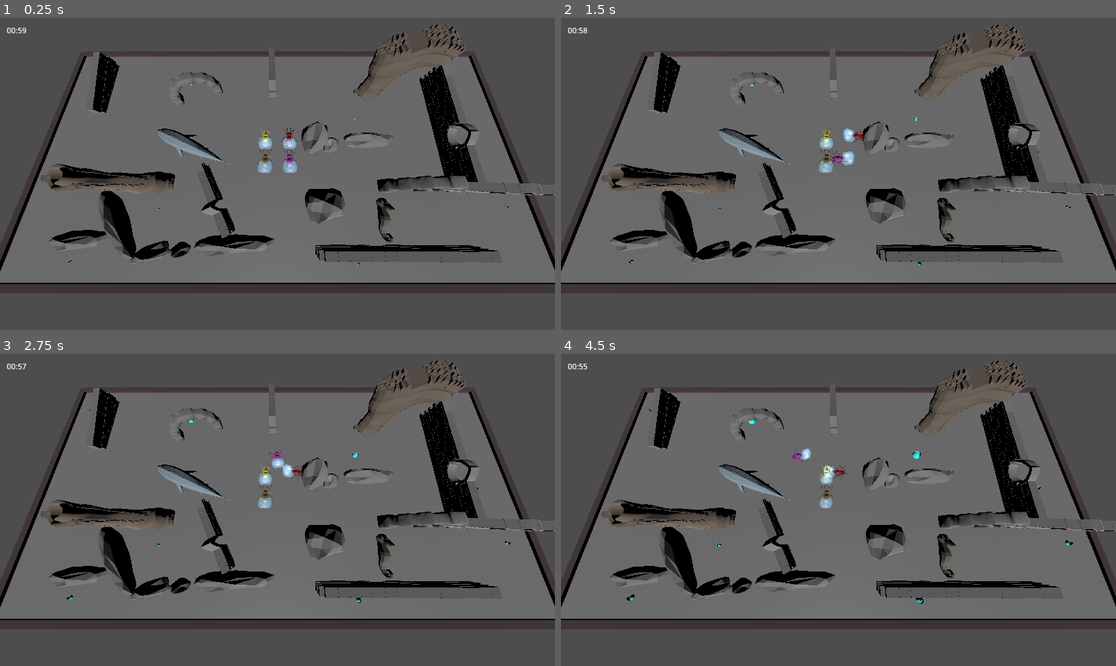
Above: before the commit, frames 1-4 (two rows, left to right).
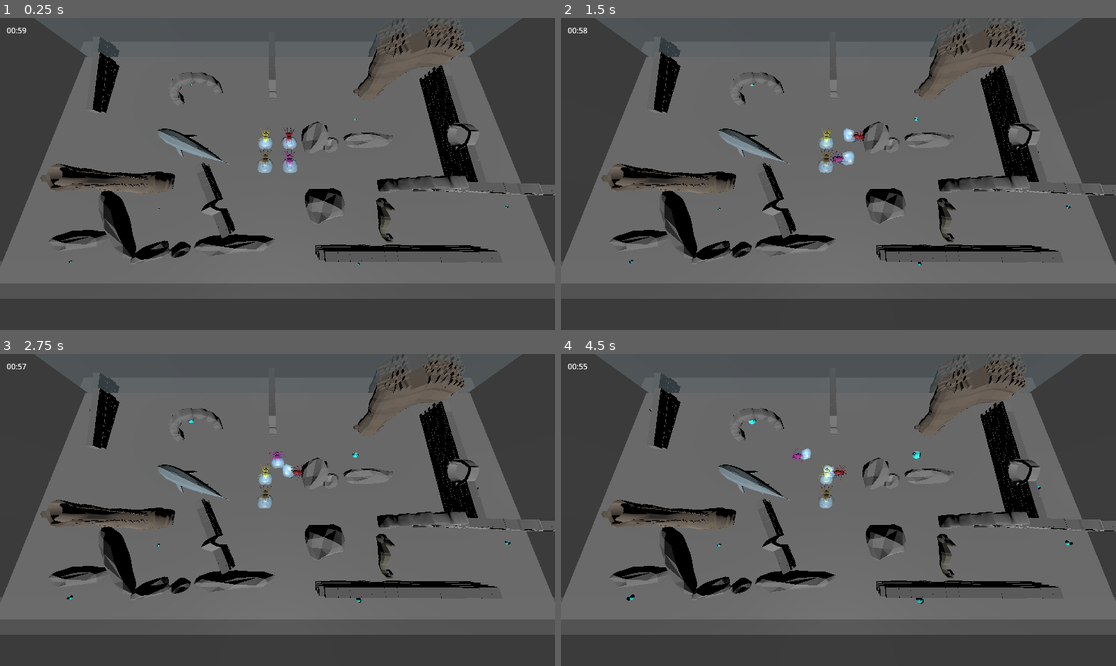
Above: after the commit, the same moments.

Repository: justfordoener/ggj_2025
Game: Godot game, scene res://scenes/level_test.tscn
Same seed, same stepped clock (60 frames per second), same inputs: the game is played once before the commit and once after it.
Inputs (mouse positions are in pixels of both pictures, inside the frame that each line leads up to):
- Up to frame 1 (0.25 s): no input
- Up to frame 2 (1.5 s): tap Enter (ui_accept) at 0.5, 0.77 s; move the mouse to (960, 158) at 0.52 s; hold D (move_right) 0.53-1.25 s; hold F 0.53-1.25 s; click (960, 158) at 0.67 s; drag from (727, 189) to (810, 236) at 1.27 s
- Up to frame 3 (2.75 s): tap Enter (ui_accept) at 2 s; move the mouse to (333, 441) at 2.02 s; hold D (move_right) from 2.03 s (still down); hold T from 2.03 s (still down)
- Up to frame 4 (4.5 s): release D (move_right) at 2.75 s; release T at 2.75 s; drag from (810, 572) to (672, 463) at 2.77 s; move the mouse to (1005, 556) at 3.52 s; hold A (move_left) 3.53-4.25 s; hold F 3.53-4.25 s; tap Enter (ui_accept) at 3.77 s; drag from (672, 463) to (755, 432) at 4.27 s

The runs differ from the first frame. In frame 1, 5.6% of the frame differs, in the area x 0-100%, y 0-89%; in frame 2, 5.8%; in frame 3, 5.8%; in frame 4, 5.9%.

Commit message:
scheibenkleister

Diff:
--- a/scenes/level_test.tscn
+++ b/scenes/level_test.tscn
@@ -83,16 +83,16 @@
 transform = Transform3D(1.26009, 0, 0, 0, 2.15117, 0, 0, 0, 1.18257, 1.0413, 0.216251, 1.84669)
 
 [node name="obstacle16" parent="obstacles" instance=ExtResource("7_d4kxs")]
-transform = Transform3D(16, 0, 0, 0, 0.1, 0, 0, 0, 0.2, -0.011, 0, 4.092)
+transform = Transform3D(16, 0, 0, 0, 10, 0, 0, 0, 0.1, -0.011, 0, 4.092)
 
 [node name="obstacle17" parent="obstacles" instance=ExtResource("7_d4kxs")]
-transform = Transform3D(16, 0, 0, 0, 0.1, 0, 0, 0, 0.2, 0.091, 0, -4.11784)
+transform = Transform3D(-16, 8.74228e-07, 0, -1.39876e-06, -10, 0, 0, 0, 0.1, 0.091, 0, -4.11784)
 
 [node name="obstacle18" parent="obstacles" instance=ExtResource("7_d4kxs")]
-transform = Transform3D(0.2, 0, 0, 0, 0.1, 0, 0, 0, 8.4, -7.986, 0, 0)
+transform = Transform3D(0.1, 0, 0, 0, 10, 0, 0, 0, 8.4, -7.986, 0, 0)
 
 [node name="obstacle19" parent="obstacles" instance=ExtResource("7_d4kxs")]
-transform = Transform3D(0.2, 0, 0, 0, 0.1, 0, 0, 0, 8.4, 8, 0, 0)
+transform = Transform3D(0.1, 0, 0, 0, 10, 0, 0, 0, 8.4, 8, 0, 0)
 
 [node name="longstone 1" parent="obstacles" instance=ExtResource("6_g6ow1")]
 transform = Transform3D(1.57849, 0, 0, 0, 1, 0, 0, 0, 1, -5.71024, 0.216251, 2.87977)
--- a/scenes/obstacles/obstacle.tscn
+++ b/scenes/obstacles/obstacle.tscn
@@ -1,9 +1,8 @@
 [gd_scene load_steps=4 format=3 uid="uid://sdmlr3kuybxu"]
 
+[ext_resource type="Material" uid="uid://bya4b3a3grdif" path="res://textures/glas.tres" id="1_njen5"]
+
 [sub_resource type="BoxMesh" id="BoxMesh_gsv30"]
-
-[sub_resource type="StandardMaterial3D" id="StandardMaterial3D_p0pg7"]
-albedo_color = Color(0.298039, 0.239216, 0.286275, 1)
 
 [sub_resource type="BoxShape3D" id="BoxShape3D_qs2ch"]
 
@@ -13,7 +12,10 @@
 
 [node name="MeshInstance3D" type="MeshInstance3D" parent="."]
 mesh = SubResource("BoxMesh_gsv30")
-surface_material_override/0 = SubResource("StandardMaterial3D_p0pg7")
+surface_material_override/0 = ExtResource("1_njen5")
 
 [node name="CollisionShape3D" type="CollisionShape3D" parent="."]
 shape = SubResource("BoxShape3D_qs2ch")
+
+[node name="ReflectionProbe" type="ReflectionProbe" parent="."]
+size = Vector3(3, 3, 3)
--- /dev/null
+++ b/textures/glas.tres
@@ -0,0 +1,8 @@
+[gd_resource type="StandardMaterial3D" format=3 uid="uid://bya4b3a3grdif"]
+
+[resource]
+transparency = 1
+albedo_color = Color(0.68, 0.914667, 1, 0.223529)
+metallic = 0.1
+metallic_specular = 0.64
+refraction_enabled = true
Not shown: 1 places in scenes/level_test.tscn that only renumber resources
